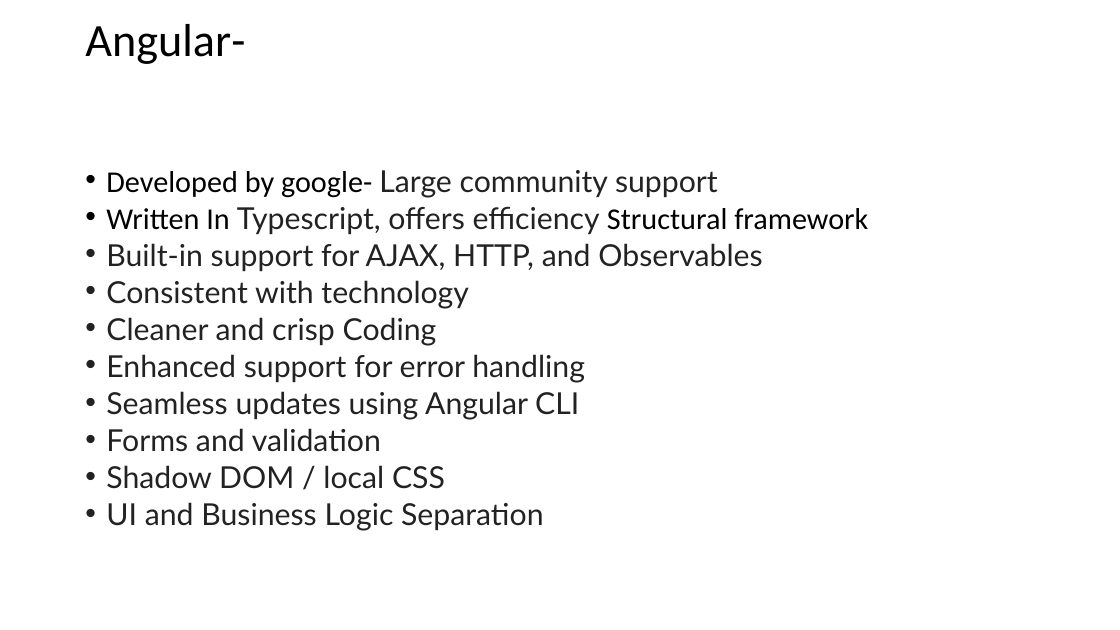
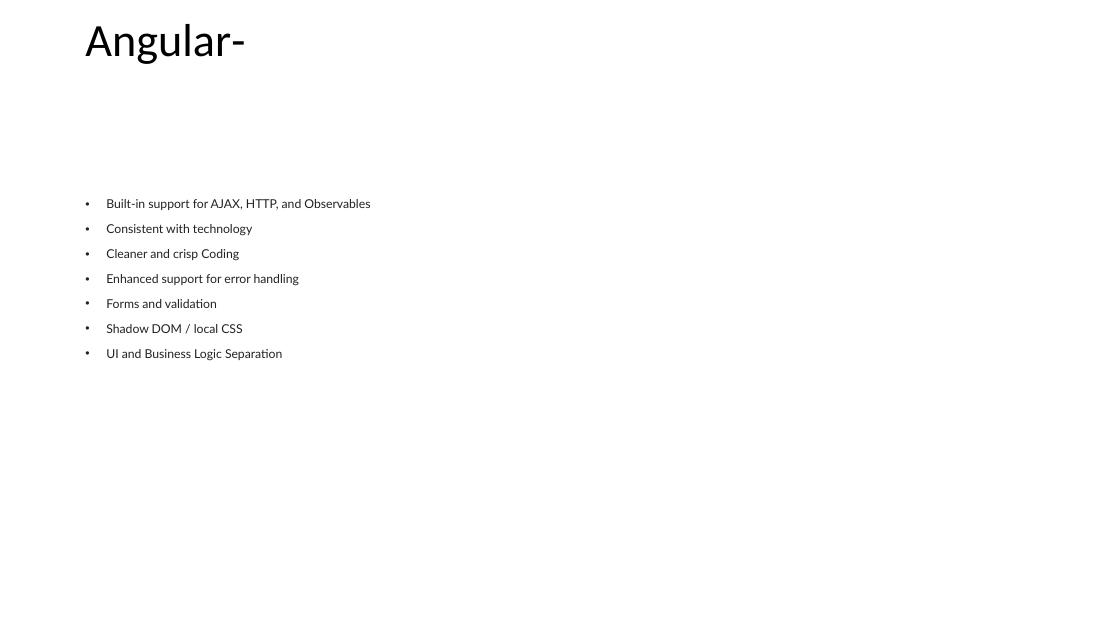
Before and after one commit to nizanf/Flower, a slide deck: slide 5 of src/assets/img/Presentation1.pptx (slide 7 before the commit). Drawn at 1120x630 pixels with LibreOffice and Linux fonts; fonts in the diff are those of the drawing; background and template pictures are left out. Boxes give left, top, right and bottom in pixels: in the first picture for what was removed or moved away, otherwise in the second. Text is boxed around its words. In the diff, an @@ line names an element or a change of style, - is before the commit and + after.

```diff
--- a/src/assets/img/Presentation1.pptx
+++ b/src/assets/img/Presentation1.pptx
@@ text "Built-in support for AJAX, HTTP, ..." at bbox=[106, 199, 370, 361]: size 25.9 to 10.5 pt; line spacing 0.7 to 0.9 @@
@@ text at bbox=[106, 170, 868, 234]: paragraphs removed @@
-• Developed by google- Large community support
-• Written In Typescript, offers efficiency Structural framework
@@ text at bbox=[106, 391, 579, 420]: paragraph removed @@
-• Seamless updates using Angular CLI
```
Also in this commit, not shown: 3 other slides changed, 2 slides added, 4 slides removed.
